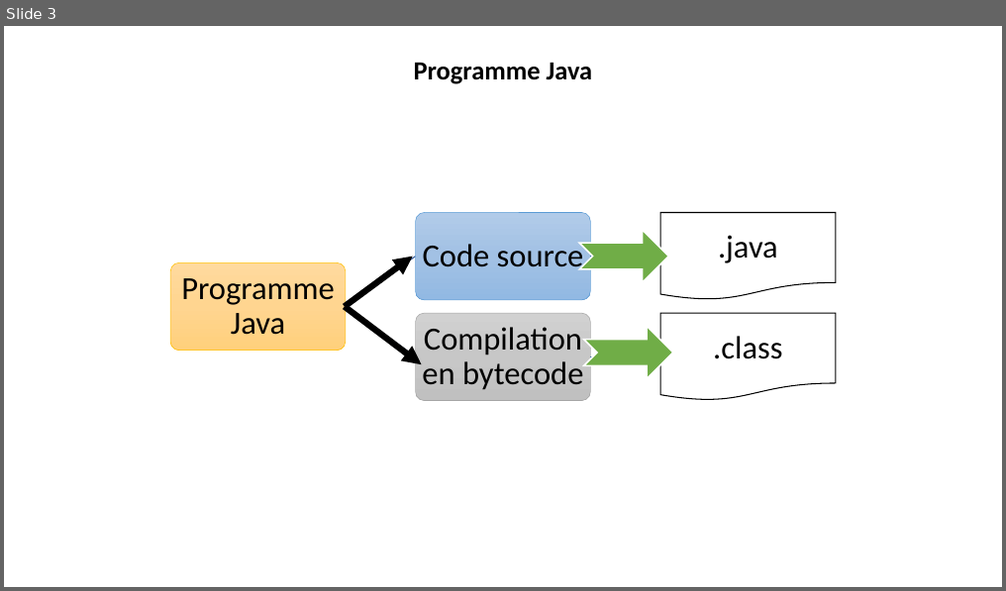
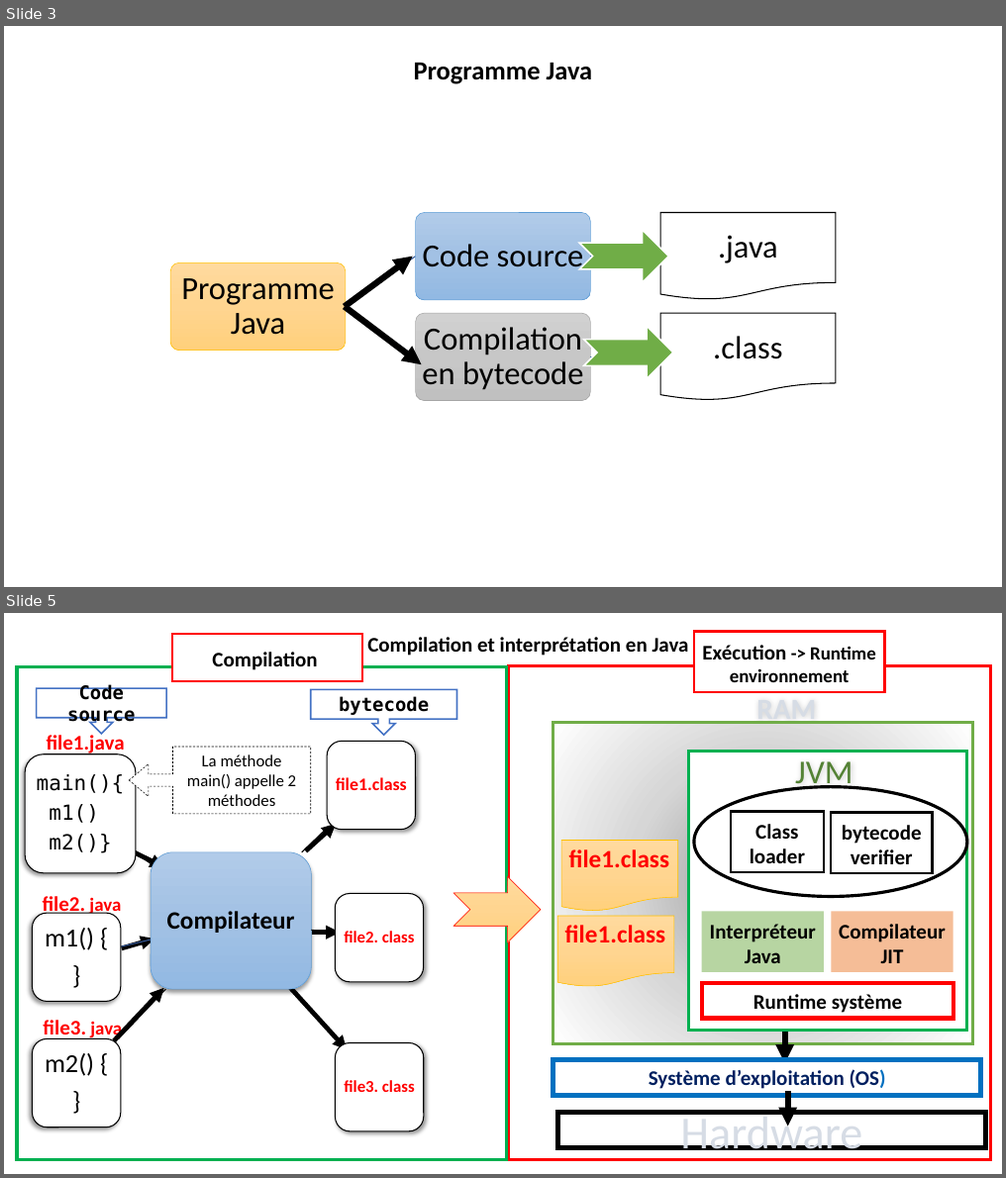
Before and after one commit to Djamelikra/javaSetup, a slide deck: javaInstall/Installer l’environnement de développement java.pptx. Shown one above the other, each under a label of ours: slide 3 before the commit, slides 3 and 5 after it; the slides between them are not shown. The pictures are 1006x591 and 1006x1178 pixels, drawn with LibreOffice and Linux fonts; fonts in the diff are those of the drawing. Boxes give left, top, right and bottom in pixels: in the first picture for what was removed or moved away, otherwise in the second. Text is boxed around its words. In the diff, an @@ line names an element or a change of style, - is before the commit and + after.

```diff
--- a/javaInstall/Installer l’environnement de développement java.pptx
+++ b/javaInstall/Installer l’environnement de développement java.pptx
@@ slide 5 added at (x1=4, y1=613, x2=1002, y2=1174), background #FFFFFF @@
@@ rectangle added at (x1=172, y1=634, x2=363, y2=682), fill #FFFFFF, outline #FF0000 2.25 pt, 20 pt, text #000000, bold @@
+Compilation
@@ title added at (x1=367, y1=637, x2=689, y2=656), 20 pt, text #000000, bold @@
+Compilation et interprétation en Java
@@ rectangle added at (x1=694, y1=631, x2=885, y2=691), fill #FFFFFF, outline #FF0000 2.25 pt, 18 pt, text #000000, bold @@
+Exécution -> Runtime environnement
@@ rectangle added at (x1=17, y1=666, x2=506, y2=1161), fill #FFFFFF, outline #00B050 3 pt @@
@@ rectangle added at (x1=509, y1=666, x2=991, y2=1160), fill #FFFFFF, outline #FF0000 3 pt @@
@@ down arrow callout added at (x1=37, y1=688, x2=166, y2=735), fill #FFFFFF, outline #4472C4 1.5 pt, 18 pt, text #000000, bold @@
+Code source
@@ down arrow callout added at (x1=311, y1=689, x2=456, y2=735), fill #FFFFFF, outline #4472C4 1.5 pt, 18 pt, text #000000, bold @@
+bytecode
@@ text added at (x1=756, y1=721, x2=816, y2=724), 28 pt, text pattern #44546A on #D6DCE5, bold @@
+RAM
@@ text added at (x1=47, y1=732, x2=125, y2=756), 20 pt, text #FF0000, bold @@
+file1.java
@@ left arrow callout added at (x1=129, y1=747, x2=311, y2=814), fill #FFFFFF, outline #000000 0.5 pt dashed, 16 pt, text #000000 @@
+La méthode main() appelle 2 méthodes
@@ rectangle added at (x1=688, y1=751, x2=967, y2=1031), fill #FFFFFF, outline #00B050 3 pt @@
@@ ellipse added at (x1=694, y1=786, x2=967, y2=897), fill #FFFFFF, outline #000000 3 pt @@
@@ text added at (x1=795, y1=761, x2=852, y2=790), 32 pt, text #548235 @@
+JVM
@@ rectangle added at (x1=731, y1=811, x2=824, y2=872), fill #FFFFFF, outline #000000 2.25 pt, 20 pt, text #000000, bold @@
+Class loader
@@ rectangle added at (x1=831, y1=812, x2=933, y2=872), fill #FFFFFF, outline #000000 2.25 pt, 20 pt, text #000000, bold @@
+bytecode verifier
@@ arrow added from (306, 851) to (336, 824), #000000 4.5 pt @@
@@ flow chart document added at (x1=561, y1=841, x2=678, y2=912), fill gradient #FFDB9E to #FFD590 to #FFD07C, outline #FFC000 0.5 pt, 24 pt, text #FF0000, bold @@
+file1.class
@@ arrow added from (132, 851) to (164, 867), #000000 4.5 pt @@
@@ group added at (x1=25, y1=722, x2=973, y2=1132): 7 rounded rectangles, 7 texts, 6 freeform shapes, 1 flow chart document, 1 rectangle, 1 arrow, 1 notched right arrow @@
+Compilateur
+main(){
+m1()
+m2()}
+file1.class
+file2. class
+file3. class
+m2() {
+}
+m1() {
+}
@@ text added at (x1=43, y1=896, x2=121, y2=916), 20 pt, text #FF0000, bold @@
+file2. java
@@ arrow added from (122, 949) to (154, 939), #000000 4.5 pt @@
@@ arrow added from (313, 933) to (341, 933), #000000 4.5 pt @@
@@ flow chart document added at (x1=558, y1=916, x2=675, y2=987), fill gradient #FFDB9E to #FFD590 to #FFD07C, outline #FFC000 0.5 pt, 24 pt, text #FF0000, bold @@
+file1.class
@@ rectangle added at (x1=702, y1=912, x2=824, y2=972), fill #70AD47 at 50% opacity, 20 pt, text #000000, bold @@
+Interpréteur Java
@@ rectangle added at (x1=832, y1=912, x2=953, y2=972), fill #ED7D31 at 50% opacity, 20 pt, text #000000, bold @@
+Compilateur JIT
@@ arrow added from (114, 1042) to (164, 988), #000000 4.5 pt @@
@@ arrow added from (291, 988) to (347, 1051), #000000 4.5 pt @@
@@ rectangle added at (x1=703, y1=983, x2=954, y2=1019), fill #FFFFFF, outline #FF0000 4.5 pt, 20 pt, text #000000, bold @@
+Runtime système
@@ text added at (x1=43, y1=1020, x2=122, y2=1041), 20 pt, text #FF0000, bold @@
+file3. java
@@ rectangle added at (x1=553, y1=1059, x2=982, y2=1095), fill #FFFFFF, outline #0070C0 4.5 pt, 20 pt, text #002060, bold @@
+Système d’exploitation (OS)
@@ rectangle added at (x1=558, y1=1113, x2=986, y2=1149), fill #FFFFFF, outline #000000 4.5 pt, 44 pt, text pattern #44546A on #D6DCE5 @@
+Hardware
@@ arrow added from (788, 1091) to (788, 1127), #000000 6 pt @@
```
Also in this commit, not shown: 1 slide changed, 3 other files.
